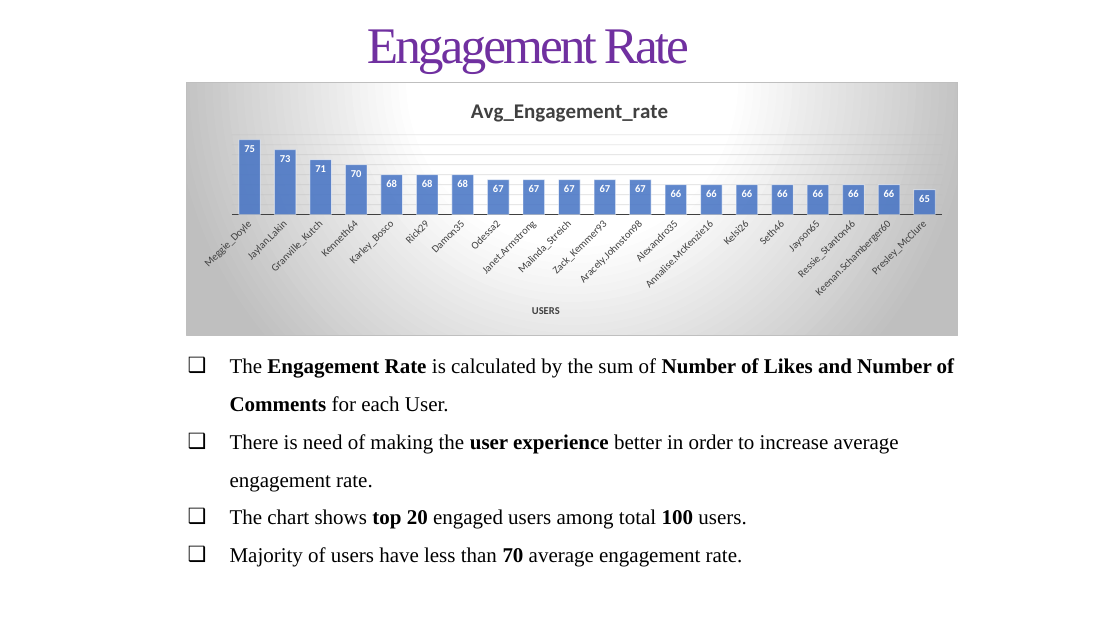
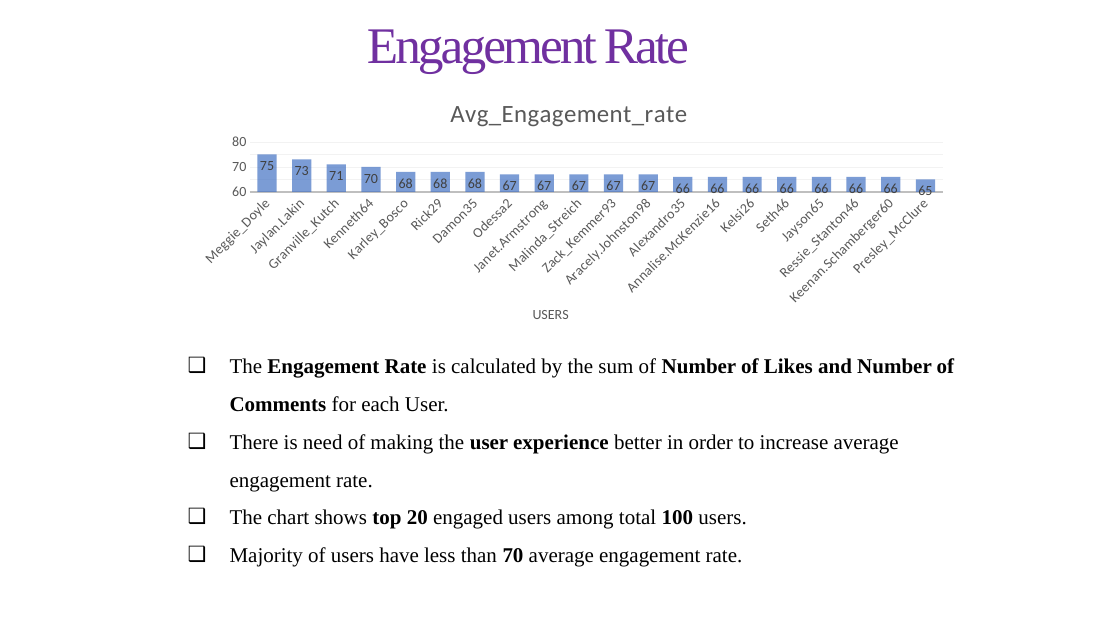
Before and after one commit to shreyas0499/Social-Media-Project, a slide deck: slide 12 of Shreyas META SQL Project.pptx. Drawn at 1120x630 pixels with LibreOffice and Linux fonts; fonts in the diff are those of the drawing. Boxes give left, top, right and bottom in pixels: in the first picture for what was removed or moved away, otherwise in the second. Text is boxed around its words. In the diff, an @@ line names an element or a change of style, - is before the commit and + after.

```diff
--- a/Shreyas META SQL Project.pptx
+++ b/Shreyas META SQL Project.pptx
@@ column chart at (x1=187, y1=82, x2=959, y2=336) @@
@@ colour of Series 1 #4472C4 at 85% opacity to #4472C4 at 70% opacity @@
@@ data labels of Series 1 changed @@
@@ category axis changed @@
@@ value axis changed @@
@@ bar spacing changed @@
@@ background changed @@
@@ border changed @@
```
Also in this commit, not shown: 8 other slides changed, 1 other file.
